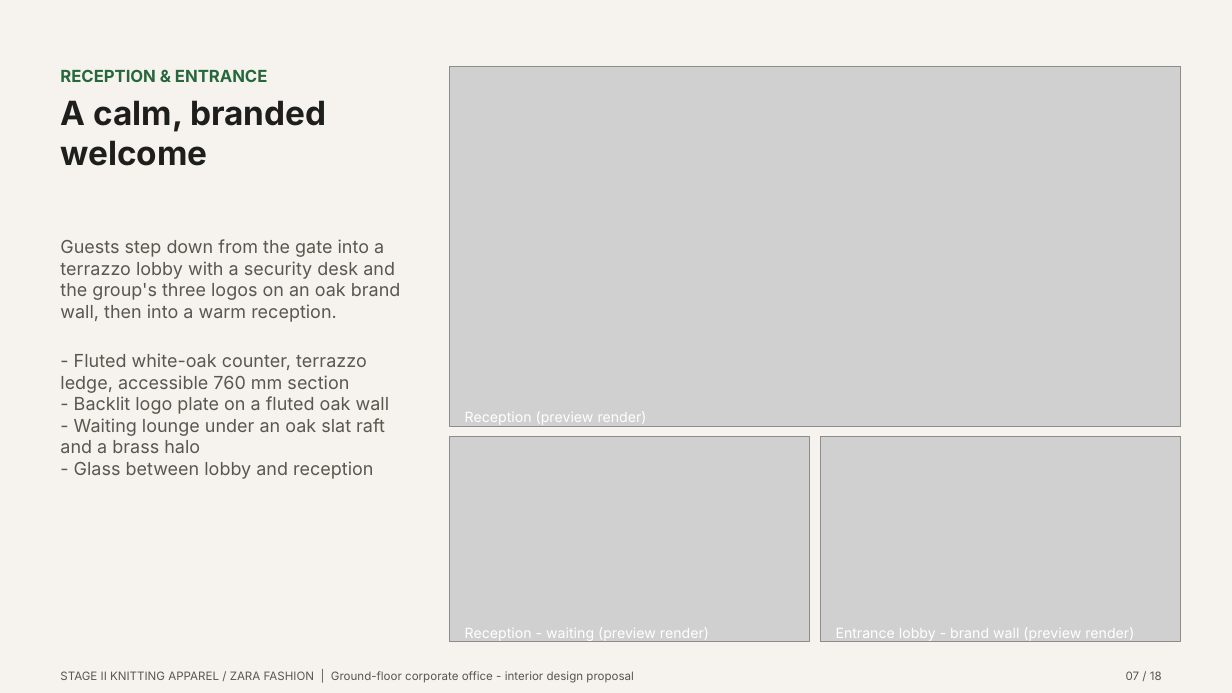
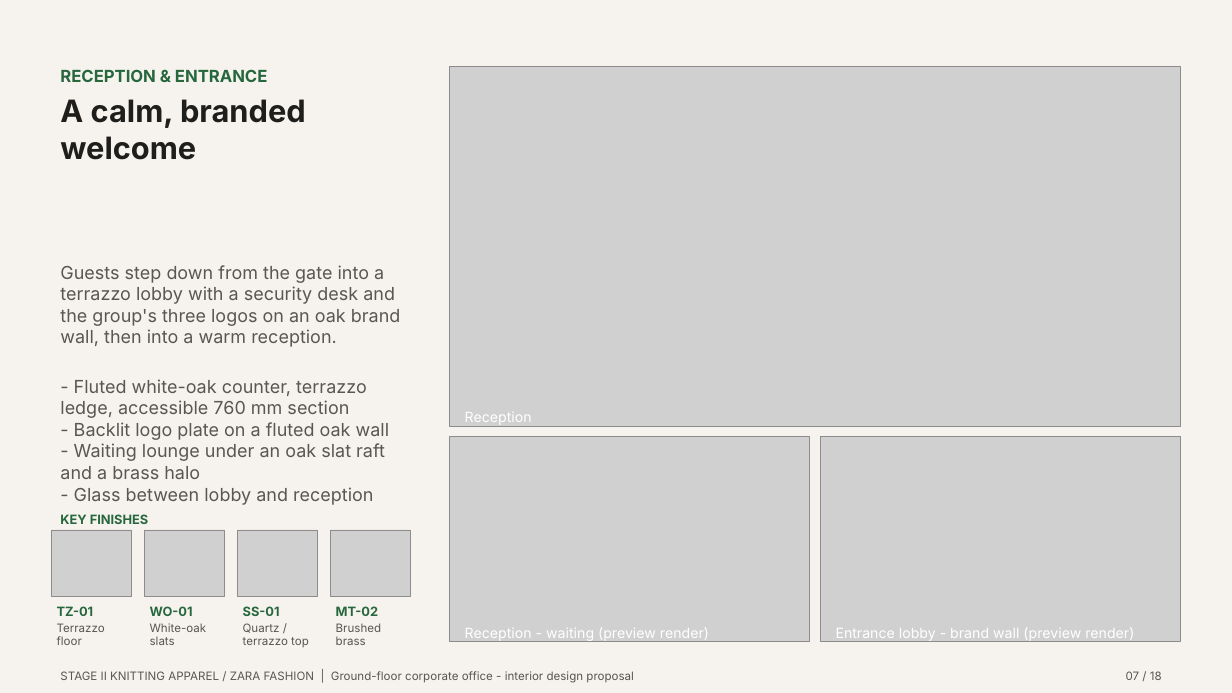
Before and after one commit to i-m-r-a-n/Practice01, a slide deck: slide 7 of GARMENT_OFFICE_FINAL_PRESENTATION/03_PRESENTATION/Garment_Office_Design_Pitch.pptx. Drawn at 1232x693 pixels with LibreOffice and Linux fonts; fonts in the diff are those of the drawing; grey boxes stand for pictures. Boxes give left, top, right and bottom in pixels: in the first picture for what was removed or moved away, otherwise in the second. Text is boxed around its words. In the diff, an @@ line names an element or a change of style, - is before the commit and + after.

```diff
--- a/GARMENT_OFFICE_FINAL_PRESENTATION/03_PRESENTATION/Garment_Office_Design_Pitch.pptx
+++ b/GARMENT_OFFICE_FINAL_PRESENTATION/03_PRESENTATION/Garment_Office_Design_Pitch.pptx
@@ text "A calm, branded welcome" at (60, 99, 306, 160): size 26 to 24 pt @@
@@ text "Guests step down from the ...": place and size @@
-text "Guests step down from the ..." at (60, 239, 401, 479)
+text "Guests step down from the ..." at (60, 265, 401, 505)
@@ text at (465, 412, 532, 424): text changed @@
-Reception (preview render)
+Reception
@@ picture added at (52, 531, 132, 597) @@
@@ text added at (60, 514, 149, 524), 10 pt, text #26673D, bold @@
+KEY FINISHES
@@ picture added at (144, 531, 225, 597) @@
@@ picture added at (238, 531, 318, 597) @@
@@ picture added at (331, 531, 411, 597) @@
@@ text added at (57, 606, 94, 616), 10 pt, text #26673D, bold @@
+TZ-01
@@ text added at (57, 623, 105, 645), 9 pt, text #5A5750 @@
+Terrazzo floor
@@ text added at (150, 606, 193, 616), 10 pt, text #26673D, bold @@
+WO-01
@@ text added at (150, 623, 207, 645), 9 pt, text #5A5750 @@
+White-oak slats
@@ text added at (243, 606, 280, 616), 10 pt, text #26673D, bold @@
+SS-01
@@ text added at (243, 623, 309, 647), 9 pt, text #5A5750 @@
+Quartz / terrazzo top
@@ text added at (336, 606, 378, 616), 10 pt, text #26673D, bold @@
+MT-02
@@ text added at (336, 623, 381, 645), 9 pt, text #5A5750 @@
+Brushed brass
```
Also in this commit, not shown: 8 other slides changed, 56 other files.
